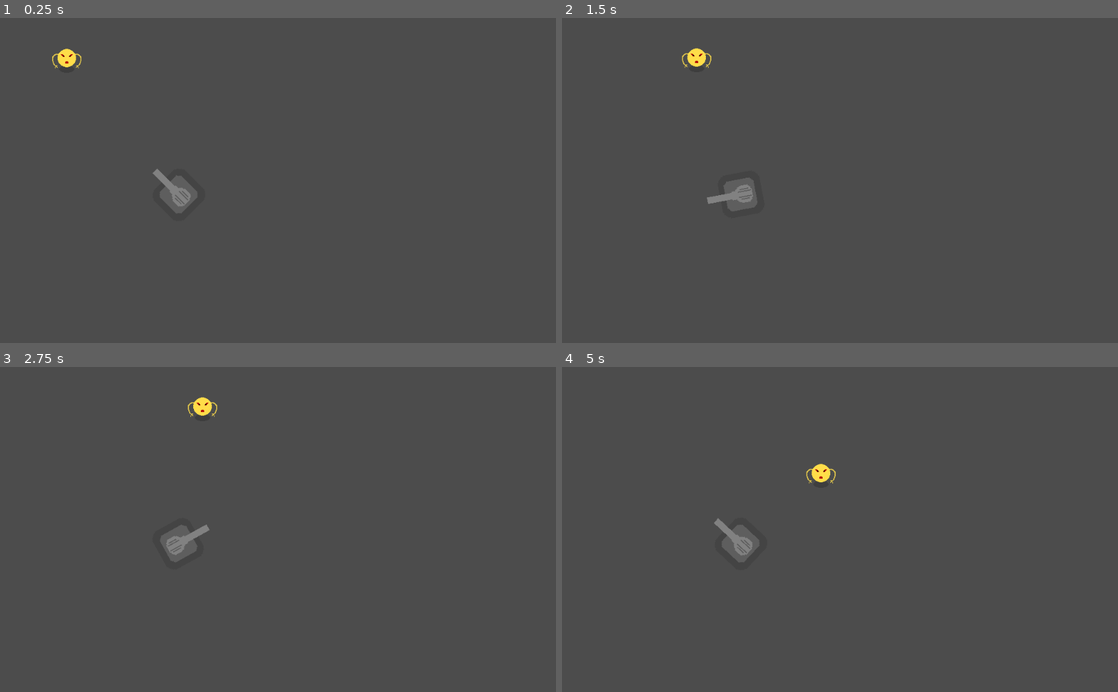
Above: before the commit, frames 1-4 (two rows, left to right).
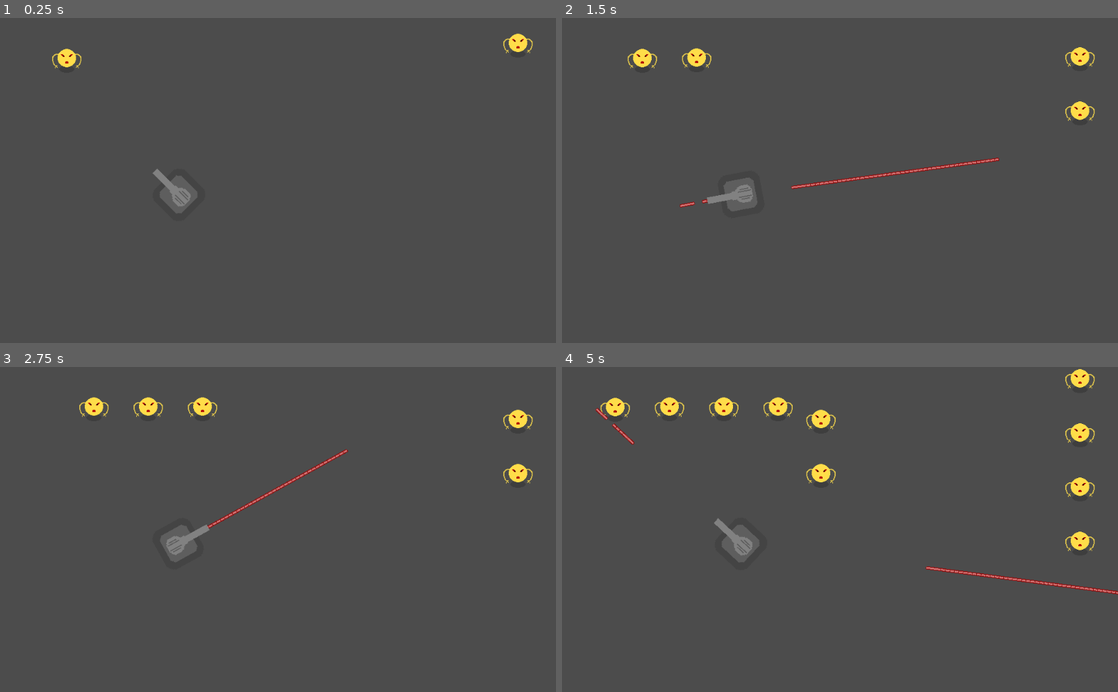
Above: after the commit, the same moments.

Repository: Latiang/tower-defense-godot
Game: Godot game, scene res://TestLevel.tscn
Two runs of this game, one before a commit and one after it. Both use one fixed random seed, a clock stepped at 60 frames per second and the inputs below. The project has no main scene, so this scene is started directly.
Inputs (mouse positions are in pixels of both pictures, inside the frame that each line leads up to):
- Up to frame 1 (0.25 s): no input
- Up to frame 2 (1.5 s): move the mouse to (962, 164) at 0.52 s; press the mouse at (962, 164) at 0.53 s; move the mouse to (728, 196) at 1.27 s; release the mouse at (728, 196) at 1.28 s; click (728, 196) at 1.35 s
- Up to frame 3 (2.75 s): move the mouse to (333, 458) at 2.02 s; press the mouse at (333, 458) at 2.03 s
- Up to frame 4 (5 s): move the mouse to (812, 594) at 2.77 s; release the mouse at (812, 594) at 2.78 s; click (812, 594) at 2.85 s; move the mouse to (1006, 578) at 3.52 s; press the mouse at (1006, 578) at 3.53 s; move the mouse to (673, 480) at 4.27 s; release the mouse at (673, 480) at 4.28 s; click (673, 480) at 4.35 s

The runs differ from the first frame. In frame 1, 0.2% of the frame differs, in the area x 90-96%, y 4-11%; in frame 2, 1.0%; in frame 3, 1.0%; in frame 4, 2.1%, in the area x 6-100%, y 0-71%.
Error before the commit: Invalid get index 'bullet_speed' (on base: 'KinematicBody2D (Bullet.gd)'). (res://Gun.gd:19)

Commit message:
Spawning behaviour can now be loaded from a json file

Diff:
--- a/code/Gun.gd
+++ b/code/Gun.gd
@@ -16,5 +16,5 @@
 	bullet.position = position
 	bullet.rotation = direction.angle()
 	bullet.z_index = 10
-	bullet.velocity = -direction*bullet.bullet_speed
+	bullet.velocity = -direction*bullet.speed
 	add_child(bullet)
--- a/code/MobPath.gd
+++ b/code/MobPath.gd
@@ -1,10 +1,18 @@
 extends Path2D
+
+export var BehaviourFile = ""
 
 # Called when the node enters the scene tree for the first time.
 func _ready():
-	pass
+	$SpawningBehaviour.load_behaviour_from_file(BehaviourFile)
+
+func start_spawning_time():
+	$SpawningBehaviour.handle_spawn_event()
 
 # Spawn an enemy
 func spawn():
 	var mob = preload("res://Enemy.tscn").instance()
 	add_child(mob)
+
+func _on_SpawnTick_timeout():
+	$SpawningBehaviour.handle_spawn_event()
--- a/code/MobPath.tscn
+++ b/code/MobPath.tscn
@@ -1,6 +1,7 @@
-[gd_scene load_steps=3 format=2]
+[gd_scene load_steps=4 format=2]
 
 [ext_resource path="res://MobPath.gd" type="Script" id=1]
+[ext_resource path="res://SpawningBehaviour.gd" type="Script" id=2]
 
 [sub_resource type="Curve2D" id=1]
 _data = {
@@ -10,3 +11,11 @@
 [node name="MobPath" type="Path2D"]
 curve = SubResource( 1 )
 script = ExtResource( 1 )
+
+[node name="SpawningBehaviour" type="Node2D" parent="."]
+script = ExtResource( 2 )
+
+[node name="SpawnTimer" type="Timer" parent="SpawningBehaviour"]
+wait_time = 0.1
+one_shot = true
+[connection signal="timeout" from="SpawningBehaviour/SpawnTimer" to="." method="_on_SpawnTick_timeout"]
--- /dev/null
+++ b/code/SpawningBehaviour.gd
@@ -0,0 +1,76 @@
+extends Node2D
+
+
+# Mob types supported
+enum MobType {
+   NONE
+   ENEMY
+}
+
+# Represents a spawning event
+class SpawnObject:
+	var time
+	var type
+	func _init(time, type = MobType.ENEMY):
+		self.time = time
+		self.type = type
+
+var spawning_array = []
+var spawn_event_counter = 0
+
+# Create a mapping between the string value of the enum SpawnObject and the enum value
+var mob_type_string_mapping = Dictionary()
+
+func setup_enum_string_mapping():
+	var i = 0
+	for key in MobType.keys():
+		mob_type_string_mapping[key] = i
+		i += 1
+
+func _ready():
+	setup_enum_string_mapping()
+
+# Spawn the mob in line for spawning
+func handle_spawn_event():
+	var spawn_object = spawning_array[spawn_event_counter]
+	if spawn_object.type != MobType.NONE:
+		get_parent().spawn()
+	spawn_event_counter += 1
+	if spawn_event_counter >= spawning_array.size():
+		# End of wave
+		print("Wave complete")
+	else: # Prepare for next mob
+		if spawn_object.time > 0:
+			$SpawnTimer.start(spawn_object.time)
+		else:
+			handle_spawn_event()
+
+# Load the spawning_array from a json file, specified in the parent MobPath
+func load_behaviour_from_file(name):
+	if name == "":
+		return
+	var file = File.new()
+	var filename = "res://levels/" + get_parent().BehaviourFile + ".json"
+	if file.open(filename, file.READ) != OK:
+		print("Error: Spawning behaviour file ", filename, "does not appear to exist")
+		return
+	var result_json = JSON.parse(file.get_as_text())
+	var result = {}
+	if result_json.error == OK:  # If parse OK
+		var data = result_json.result
+		parse_loaded_behaviour_data(data["behaviour"])
+	else:  # If parse has errors
+		print("JSON Parse Error: ", result_json.error)
+		print("Error Line: ", result_json.error_line)
+		print("Error String: ", result_json.error_string)
+
+# Parse the loaded json file into the spawning_array
+func parse_loaded_behaviour_data(json_list):
+	for behaviour in json_list:
+		if mob_type_string_mapping.has(behaviour[1]):
+			for i in range(behaviour[0]): # Iterate over mob count
+				var object = SpawnObject.new(behaviour[2], mob_type_string_mapping[behaviour[1]])
+				spawning_array.append(object)
+		else: #Non-existent mob
+			print("JSON %s contains Mob %s which does not exist" % [get_parent().BehaviourFile, behaviour[1]])
+			return
--- a/code/TestLevel.gd
+++ b/code/TestLevel.gd
@@ -3,7 +3,8 @@
 
 # Level start.
 func _ready():
-	$MobPath.spawn()
+	$MobPath1.start_spawning_time()
+	$MobPath2.start_spawning_time()
 
 
 # Called every frame. 'delta' is the elapsed time since the previous frame.
--- a/code/TestLevel.tscn
+++ b/code/TestLevel.tscn
@@ -1,8 +1,13 @@
-[gd_scene load_steps=4 format=2]
+[gd_scene load_steps=5 format=2]
 
 [ext_resource path="res://Turret.tscn" type="PackedScene" id=1]
 [ext_resource path="res://MobPath.tscn" type="PackedScene" id=2]
 [ext_resource path="res://TestLevel.gd" type="Script" id=3]
+
+[sub_resource type="Curve2D" id=1]
+_data = {
+"points": PoolVector2Array( 0, 0, 0, 0, 954.055, 22.0635, 0, 0, 0, 0, 954.055, 245.311, 0, 0, 0, 0, 954.055, 541.976, 0, 0, 0, 0, 462.61, 552.464, 0, 0, 0, 0, 67.0569, 556.959 )
+}
 
 [node name="TestLevel" type="Node"]
 script = ExtResource( 3 )
@@ -10,4 +15,9 @@
 [node name="Turret" parent="." instance=ExtResource( 1 )]
 position = Vector2( 328.919, 325.821 )
 
-[node name="MobPath" parent="." instance=ExtResource( 2 )]
+[node name="MobPath1" parent="." instance=ExtResource( 2 )]
+BehaviourFile = "sbtest"
+
+[node name="MobPath2" parent="." instance=ExtResource( 2 )]
+curve = SubResource( 1 )
+BehaviourFile = "sbtest2"
--- /dev/null
+++ b/code/levels/sbtest.json
@@ -0,0 +1,8 @@
+{
+    "behaviour": [
+        [5,"ENEMY",1],
+        [5,"ENEMY",2],
+        [1,"NONE",5],
+        [2,"ENEMY", 5]
+    ]
+}
--- /dev/null
+++ b/code/levels/sbtest2.json
@@ -0,0 +1,5 @@
+{
+    "behaviour": [
+        [20,"ENEMY",1]
+    ]
+}
